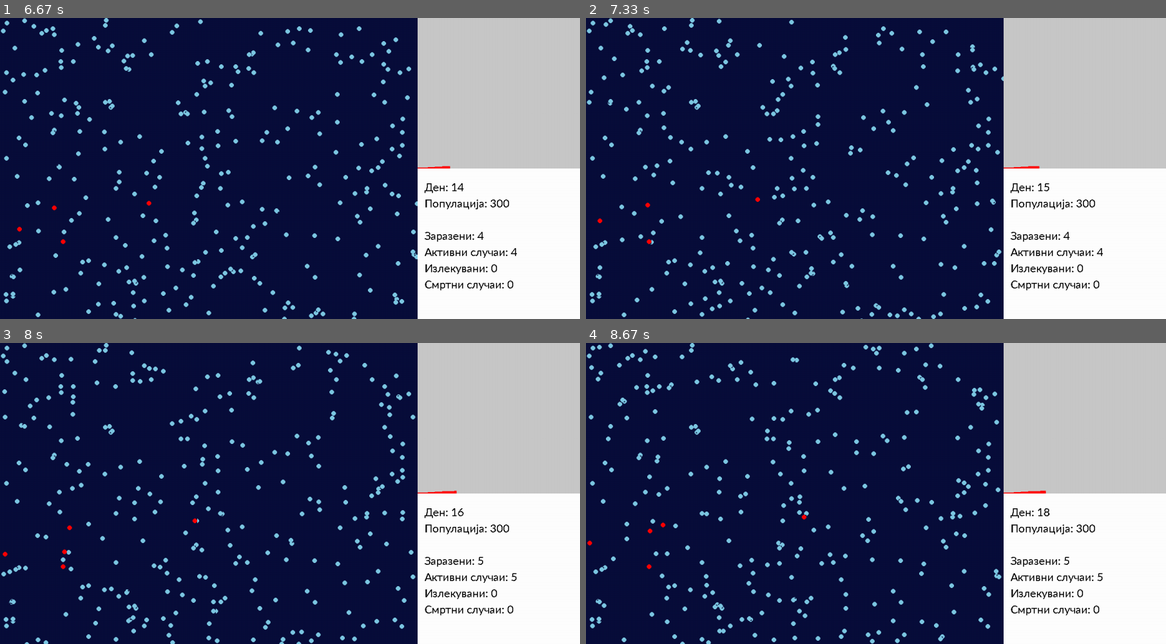
Above: before the commit, frames 1-4 (two rows, left to right).
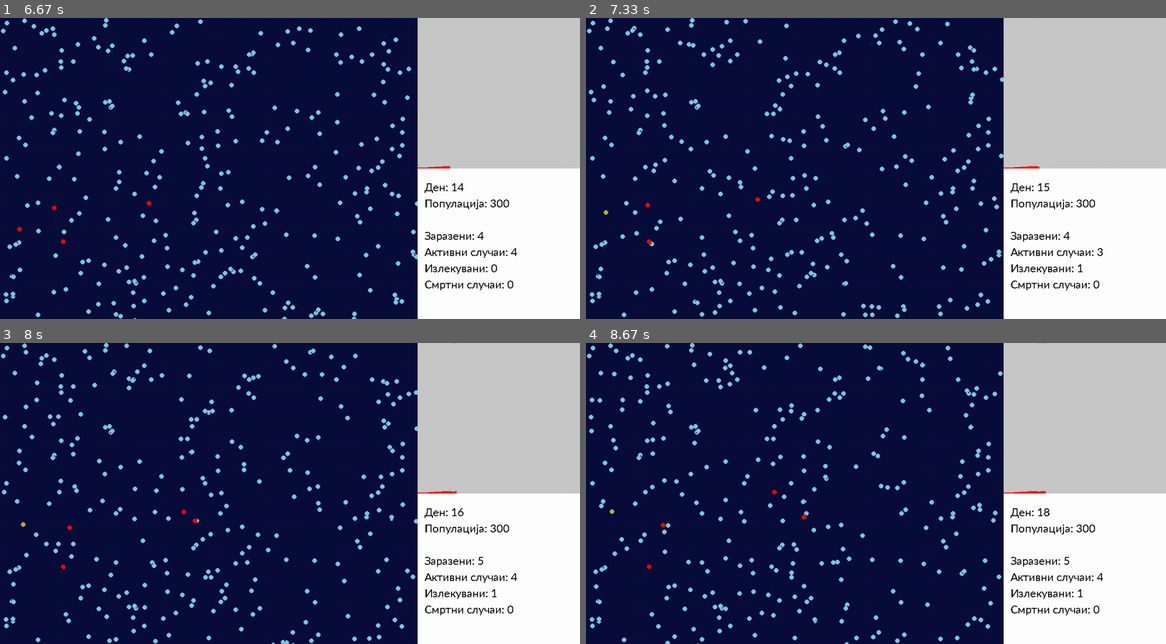
Above: after the commit, the same moments.

Repository: Maya084/virus-simulation-pygame
Game: pygame game, started from coronavirus_simulacija_maska.py
Two runs of this game, one before a commit and one after it. Both use one fixed random seed, a clock stepped at 60 frames per second and the inputs below.
Inputs:
- Up to frame 1 (6.67 s): no input
- Up to frame 2 (7.33 s): no input
- Up to frame 3 (8 s): no input
- Up to frame 4 (8.67 s): no input

Frame 1 is identical in both runs. In frame 2, 2.9% of the frame differs, in the area x 0-90%, y 0-100%; in frame 3, 3.2%; in frame 4, 3.2%.

Commit message:
Add files via upload

Diff:
--- a/coronavirus_simulacija_maska.py
+++ b/coronavirus_simulacija_maska.py
@@ -92,7 +92,7 @@
         self.stapka_na_smrt = stapka_na_smrt
 
 
-class Simulation:
+class Simulacija:
     def __init__(self, width=600, height=480, sub_width=200):
         self.WIDTH = width
         self.HEIGHT = height
@@ -145,6 +145,7 @@
             tocka = Tocka(x, y, self.pozicija_dijagram - 5, self.HEIGHT, color=RED, velocity=vel, randomize=randomize,)
             self.container_zarazeni.add(tocka)
             self.container_site.add(tocka)
+            tocka.killswitch(self.cycles_to_fate, self.stapka_na_smrt)
 
         vtor_del = pygame.Surface((self.sub_width, self.HEIGHT))
         vtor_del.fill(WHITE)
@@ -261,7 +262,7 @@
 
 
 if __name__ == "__main__":
-    covid = Simulation(1250, 650, 350)
+    covid = Simulacija(1250, 650, 350)
     covid.N = COVID_19["Populacija"]
     covid.n_vo_izolacija = COVID_19["Broj_Vo_Izolacija"]
     covid.n_zarazeni = COVID_19["Zarazeni"]
